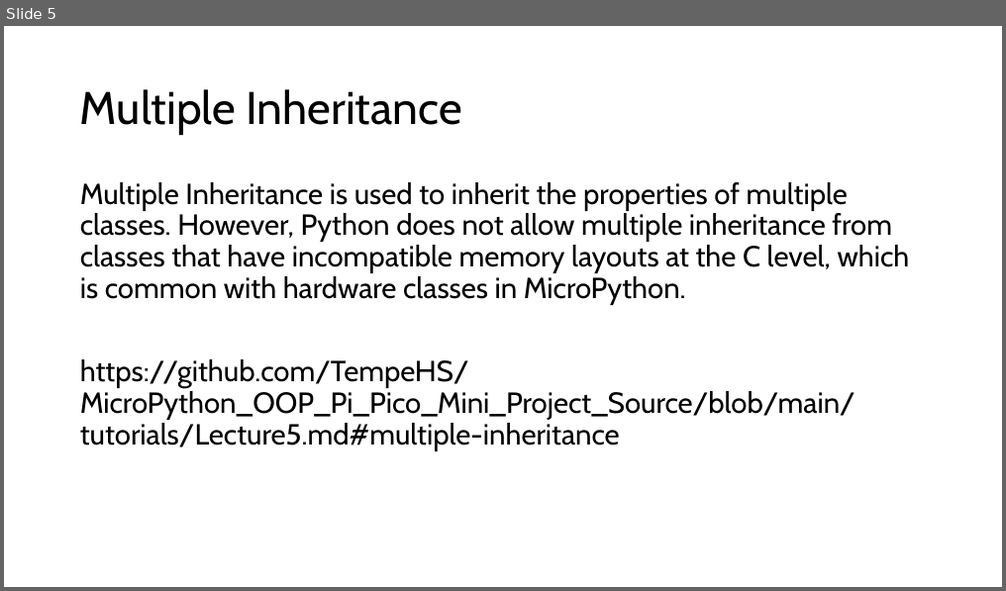
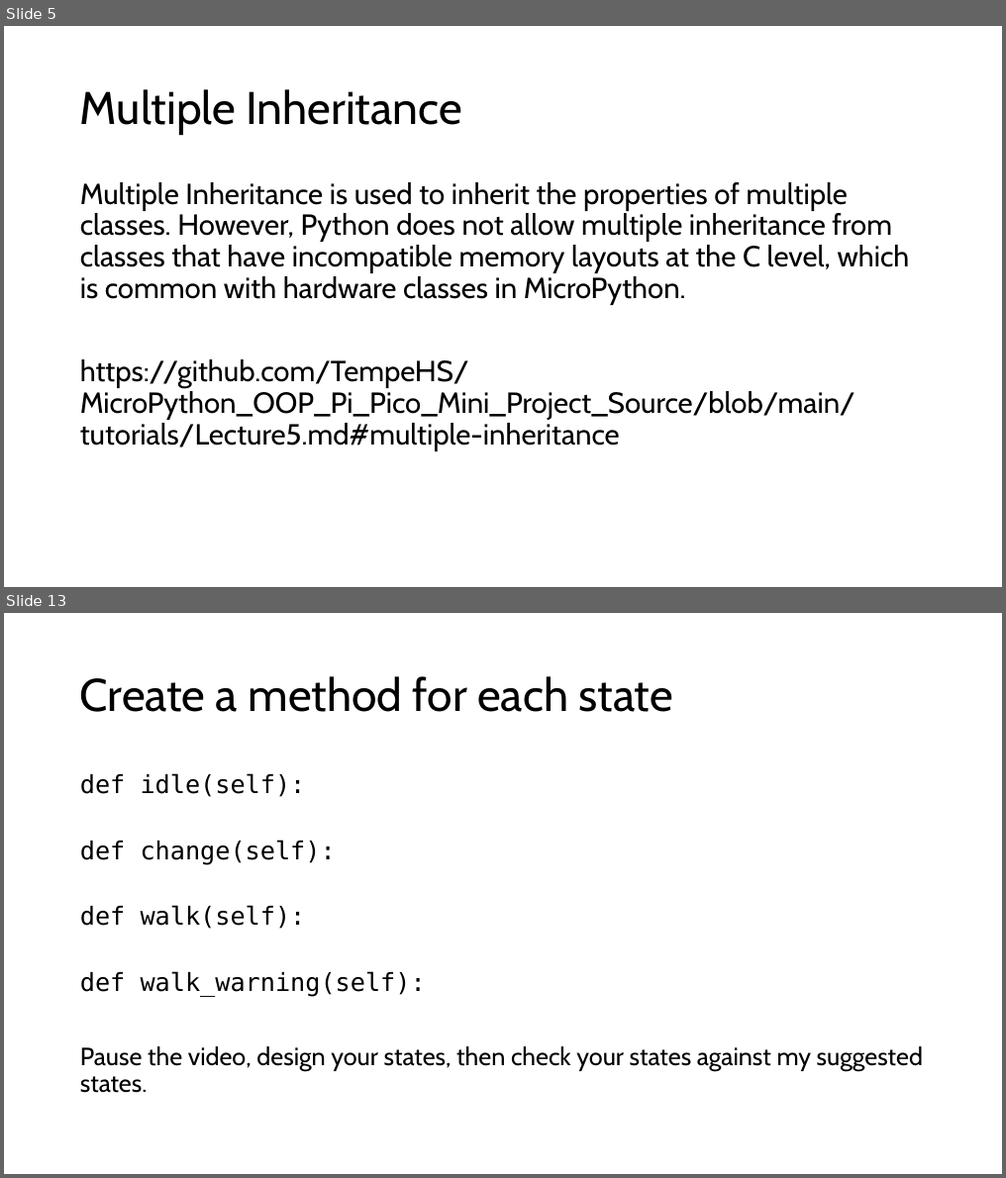
Before and after one commit to TempeHS/MicroPython_OOP_Pi_Pico_Mini_Project_Source, a slide deck: tutorials/presentations/Lecture6.pptx. Shown one above the other, each under a label of ours: slide 5 before the commit, slides 5 and 13 after it; the slides between them are not shown. The pictures are 1006x591 and 1006x1178 pixels, drawn with LibreOffice and Linux fonts; fonts in the diff are those of the drawing. Boxes give left, top, right and bottom in pixels: in the first picture for what was removed or moved away, otherwise in the second. Text is boxed around its words. In the diff, an @@ line names an element or a change of style, - is before the commit and + after.

```diff
--- a/tutorials/presentations/Lecture6.pptx
+++ b/tutorials/presentations/Lecture6.pptx
@@ slide 13 added at bbox=[4, 613, 1002, 1174], background #FFFFFF @@
@@ title added at bbox=[80, 676, 672, 712], 44 pt, text #000000 @@
+Create a method for each state
@@ text added at bbox=[80, 773, 923, 1093], 24 pt, text #000000 @@
+def idle(self):
+def change(self):
+def walk(self):
+def walk_warning(self):
+Pause the video, design your states, then check your states against my suggested states.
```
Also in this commit, not shown: 3 slides changed, 5 other slides added, 16 other files.
